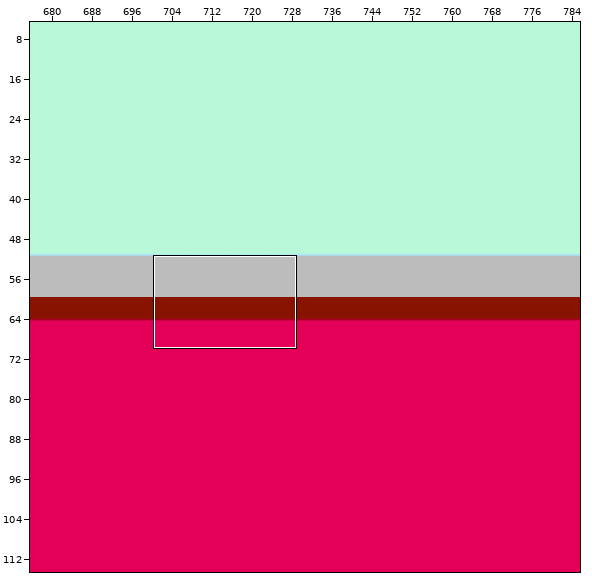
One commit to this Tiled map: android/assets/tilemap_01.tmx. Above, an overview of the earlier version with the close-up marked.
Close-up. Before the edit:
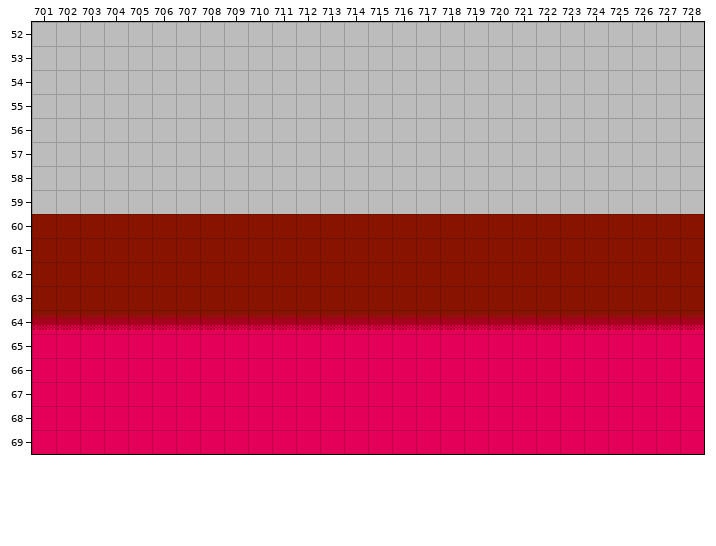
Cells are 16x16 px. Shown: x 701..728, y 52..69. The commit also changed other parts of the map, which this record leaves out.
After the commit:
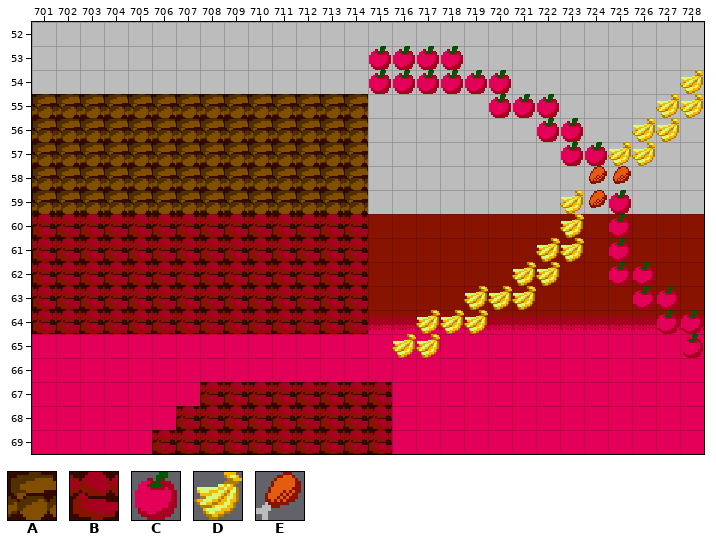
Key: from "tileset_backgrounds": A 127, B 155; from "tileset_spawns": C 10 "item_apple", D 21 "item_bananas", E 32 "item_chicken".
_ is an empty cell.
Tiles of an added or newly shown layer are drawn over the layers below it.
Diff:
Layer "Platfs" (now shown):
y 55..59: x 701..714 ______________ -> AAAAAAAAAAAAAA
y 60..64: x 701..714 ______________ -> BBBBBBBBBBBBBB
y 67: x 708..715 ________ -> BBBBBBBB
y 68: x 707..715 _________ -> BBBBBBBBB
y 69: x 706..715 __________ -> BBBBBBBBBB
Layer "Spawns" (now shown):
y 53: x 715..718 ____ -> CCCC
y 54: x 715..720 ______ -> CCCCCC; x 728 _ -> D
y 55: x 720..722 ___ -> CCC; x 727..728 __ -> DD
y 56: x 722..723 __ -> CC; x 726..727 __ -> DD
y 57: x 723..726 ____ -> CCDD
y 58: x 724..725 __ -> EE
y 59: x 723..725 ___ -> DEC
y 60: x 723 _ -> D; x 725 _ -> C
y 61: x 722..723 __ -> DD; x 725 _ -> C
y 62: x 721..722 __ -> DD; x 725..726 __ -> CC
y 63: x 719..721 ___ -> DDD; x 726..727 __ -> CC
y 64: x 717..719 ___ -> DDD; x 727..728 __ -> CC
y 65: x 716..717 __ -> DD; x 728 _ -> C
Changed places in both close-ups, as pixel boxes (x1, y1, x2, y2):
added: (32, 46, 704, 358)
added: (152, 382, 392, 454)
